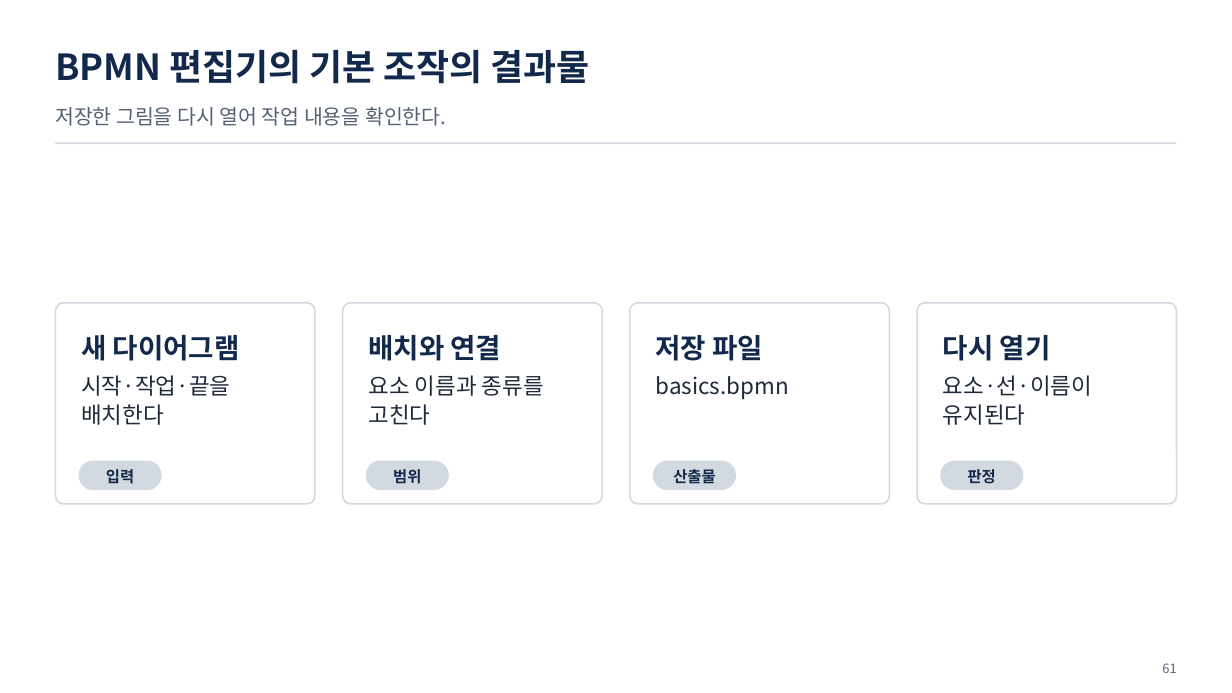
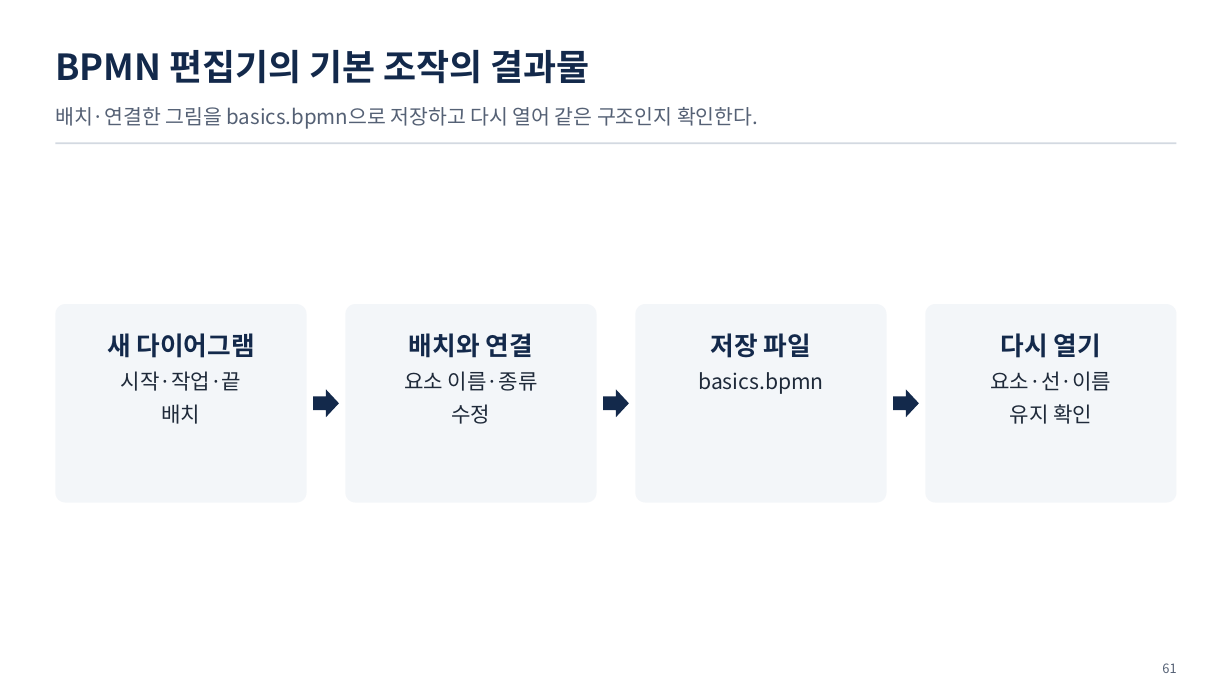
Before and after one commit to uengine-oss/hyd-iot-edu, a slide deck: slide 61 of 산출물/실전반/이론/06회차/실전반_06일차.pptx. Drawn at 1232x693 pixels with LibreOffice and Linux fonts; fonts in the diff are those of the drawing. Boxes give left, top, right and bottom in pixels: in the first picture for what was removed or moved away, otherwise in the second. Text is boxed around its words. In the diff, an @@ line names an element or a change of style, - is before the commit and + after.

Commit message:
교재 6회차 두 과정 전체 내용·화면 검토 및 산출물 마감

```diff
--- a/산출물/실전반/이론/06회차/실전반_06일차.pptx
+++ b/산출물/실전반/이론/06회차/실전반_06일차.pptx
@@ text at (55,107,758,129): text changed @@
-저장한 그림을 다시 열어 작업 내용을 확인한다.
+배치·연결한 그림을 basics.bpmn으로 저장하고 다시 열어 같은 구조인지 확인한다.
@@ rounded rectangle: place and size @@
-rounded rectangle at (55,303,315,505)
+rounded rectangle at (55,304,307,503)
@@ text "새 다이어그램": place and size @@
-text "새 다이어그램" at (81,335,240,425)
+text "새 다이어그램" at (107,333,255,424)
@@ rounded rectangle: place and size @@
-rounded rectangle at (343,303,603,505)
+rounded rectangle at (346,304,597,503)
@@ text "배치와 연결": place and size @@
-text "배치와 연결" at (368,335,544,425)
+text "배치와 연결" at (404,333,538,424)
@@ rounded rectangle: place and size @@
-rounded rectangle at (630,303,890,505)
+rounded rectangle at (636,304,887,503)
@@ text "저장 파일" at (698,333,823,394): size 21.5 to 20 pt in "저장 파일"; size 17.5 to 16.5 pt in "basics.bpmn"; alignment left to centre @@
@@ fill #FFFFFF to #F3F6F9; outline #D3D9E1 1.25 pt to none; proportions changed in 4 elements at (55,304,307,503), (346,304,597,503), (636,304,887,503), (925,304,1177,503) @@
@@ rounded rectangle: place and size @@
-rounded rectangle at (917,303,1177,505)
+rounded rectangle at (925,304,1177,503)
@@ text at (107,333,255,358): size 21.5 to 20 pt in "새 다이어그램"; alignment left to centre @@
@@ text at (409,333,533,358): size 21.5 to 20 pt in "배치와 연결"; alignment left to centre @@
@@ text at (1001,333,1101,358): size 21.5 to 20 pt in "다시 열기"; alignment left to centre @@
@@ text at (121,371,242,424): text changed; size 17.5 to 16.5 pt @@
-시작·작업·끝을 배치한다
+시작·작업·끝
+배치
@@ right arrow added at (313,389,339,417), fill #13294B @@
@@ text at (404,371,538,424): text changed; size 17.5 to 16.5 pt @@
-요소 이름과 종류를 고친다
+요소 이름·종류
+수정
@@ right arrow added at (604,389,629,417), fill #13294B @@
@@ right arrow added at (893,389,919,417), fill #13294B @@
@@ text at (991,371,1112,424): text changed; size 17.5 to 16.5 pt @@
-요소·선·이름이 유지된다
+요소·선·이름
+유지 확인
@@ rounded rectangle removed at (79,460,162,490) @@
@@ text removed at (106,469,134,484) @@
-입력
@@ rounded rectangle removed at (366,460,449,490) @@
@@ text removed at (393,469,421,484) @@
-범위
@@ rounded rectangle removed at (653,460,737,490) @@
@@ text removed at (673,469,715,483) @@
-산출물
@@ rounded rectangle removed at (940,460,1023,490) @@
@@ text removed at (968,469,996,484) @@
-판정
```
Also in this commit, not shown: 5 other slides changed, 51 other files.
